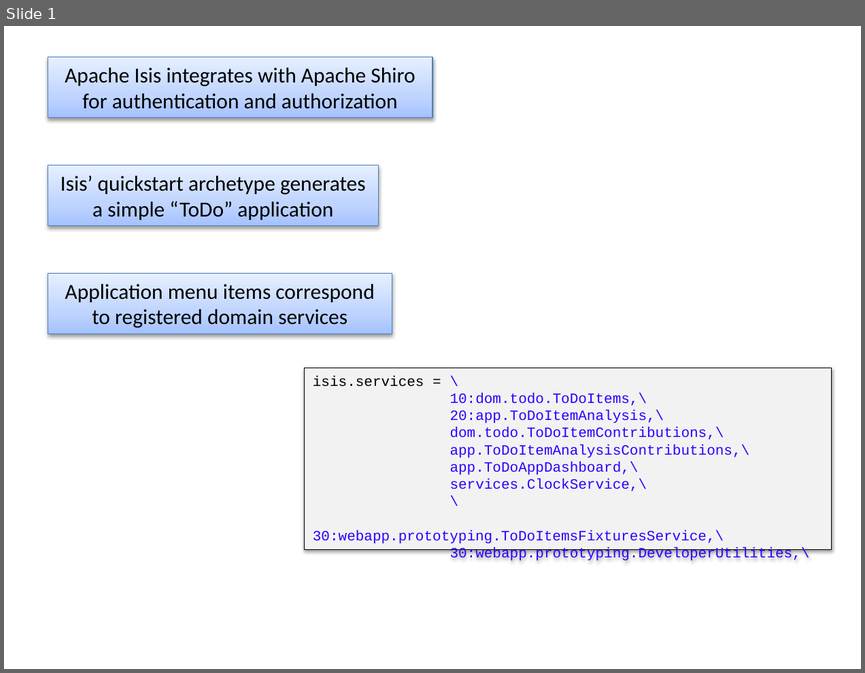
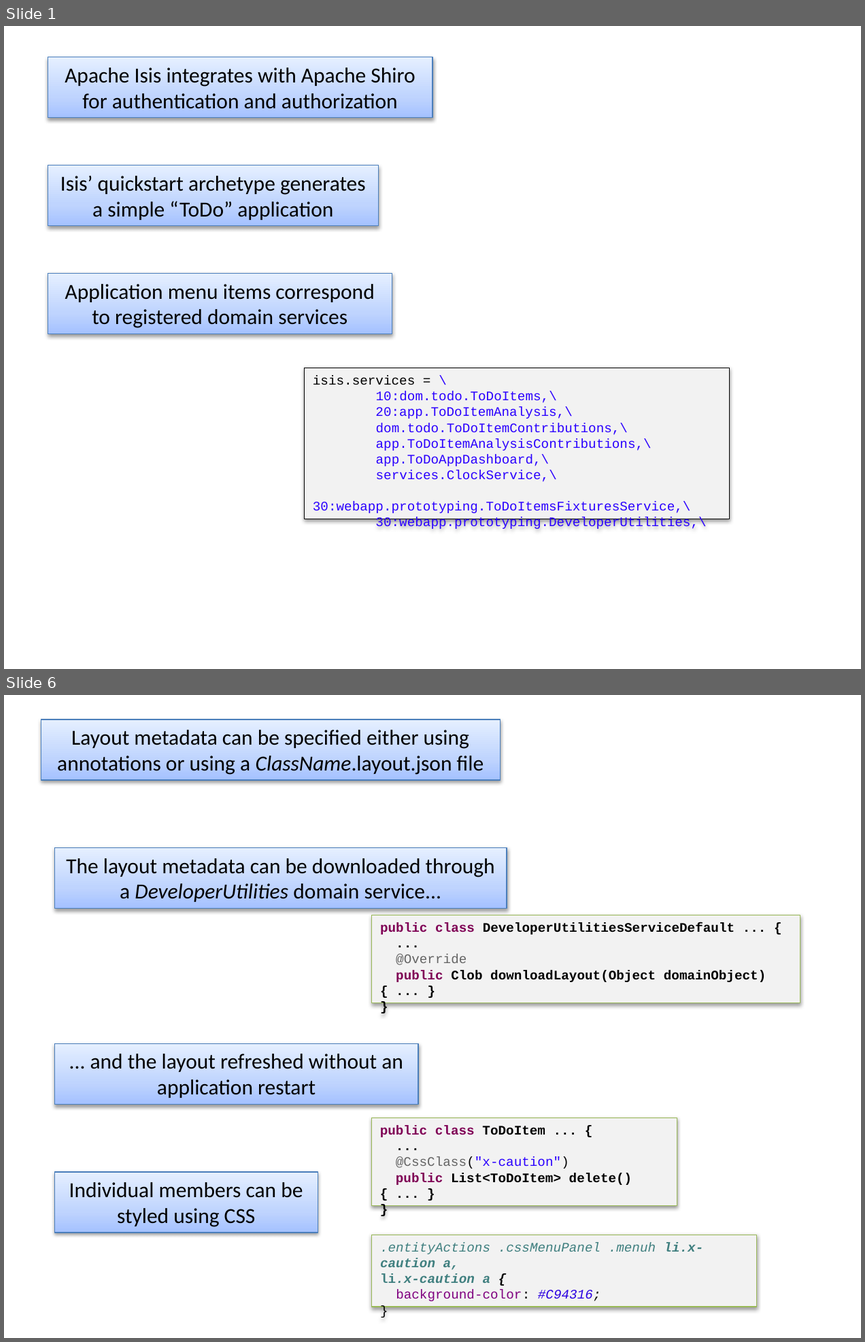
Before and after one commit to apache/causeway-site, a slide deck: content/images/screenshots2/screenshot-captions.pptx. Shown one above the other, each under a label of ours: slide 1 before the commit, slides 1 and 6 after it; the slides between them are not shown. The pictures are 865x673 and 865x1342 pixels, drawn with LibreOffice and Linux fonts; fonts in the diff are those of the drawing. Boxes give left, top, right and bottom in pixels: in the first picture for what was removed or moved away, otherwise in the second. Text is boxed around its words. In the diff, an @@ line names an element or a change of style, - is before the commit and + after.

```diff
--- a/content/images/screenshots2/screenshot-captions.pptx
+++ b/content/images/screenshots2/screenshot-captions.pptx
@@ slide 6 added at box(4, 695, 861, 1338), background #FFFFFF @@
@@ rectangle added at box(41, 720, 499, 781), fill gradient #A4C4FF to #BFD4FF to #E6EEFF, outline #4B7EBC 0.75 pt, 18 pt, text #000000 @@
+Layout metadata can be specified either using annotations or using a ClassName.layout.json file
@@ rectangle added at box(54, 847, 507, 909), fill gradient #A4C4FF to #BFD4FF to #E6EEFF, outline #4B7EBC 0.75 pt, 18 pt, text #000000 @@
+The layout metadata can be downloaded through a DeveloperUtilities domain service...
@@ rectangle added at box(372, 915, 800, 1004), fill #F2F2F2, outline #98B955 0.75 pt, 11 pt, text #000000, bold @@
+public class DeveloperUtilitiesServiceDefault ... {
+...
+@Override
+public Clob downloadLayout(Object domainObject) { ... }
+}
@@ rectangle added at box(54, 1043, 418, 1104), fill gradient #A4C4FF to #BFD4FF to #E6EEFF, outline #4B7EBC 0.75 pt, 18 pt, text #000000 @@
+... and the layout refreshed without an application restart
@@ rectangle added at box(372, 1117, 677, 1206), fill #F2F2F2, outline #98B955 0.75 pt, 11 pt, text #000000, bold @@
+public class ToDoItem ... {
+...
+@CssClass("x-caution")
+public List<ToDoItem> delete() { ... }
+}
@@ rectangle added at box(54, 1172, 317, 1232), fill gradient #A4C4FF to #BFD4FF to #E6EEFF, outline #4B7EBC 0.75 pt, 18 pt, text #000000 @@
+Individual members can be
+styled using CSS
@@ rectangle added at box(372, 1234, 756, 1306), fill #F2F2F2, outline #98B955 0.75 pt, 11 pt, text #3F7F7F, italic @@
+.entityActions .cssMenuPanel .menuh li.x-caution a,
+li.x-caution a {
+background-color: #C94316;
+}
@@ slide 1 changed as well @@
@@ text in rectangle at box(304, 368, 729, 520): paragraph removed @@
-\
@@ rectangle "isis.services = \": place and size @@
-rectangle "isis.services = \" at box(304, 368, 831, 550)
+rectangle "isis.services = \" at box(304, 368, 729, 520)
@@ rectangle "isis.services = \" at box(304, 368, 729, 520): size 12 to 11 pt @@
```
Also in this commit, not shown: 2 other slides changed, 4 other slides added, 1 slide removed, 29 other files.
